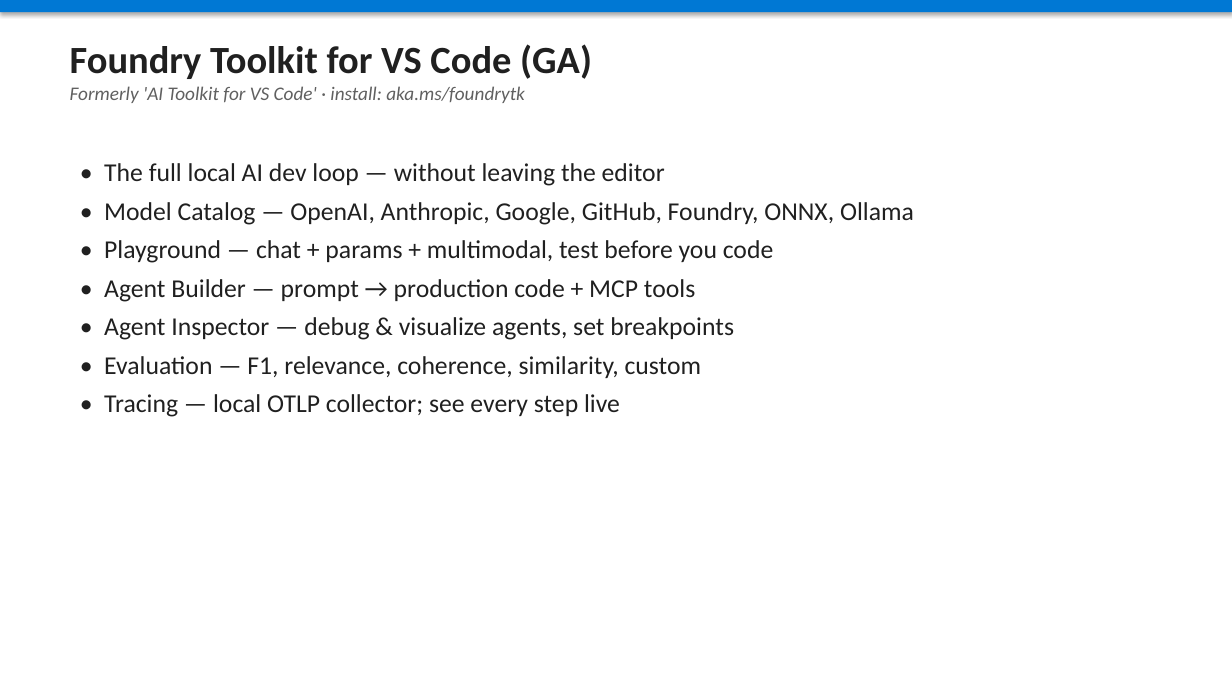
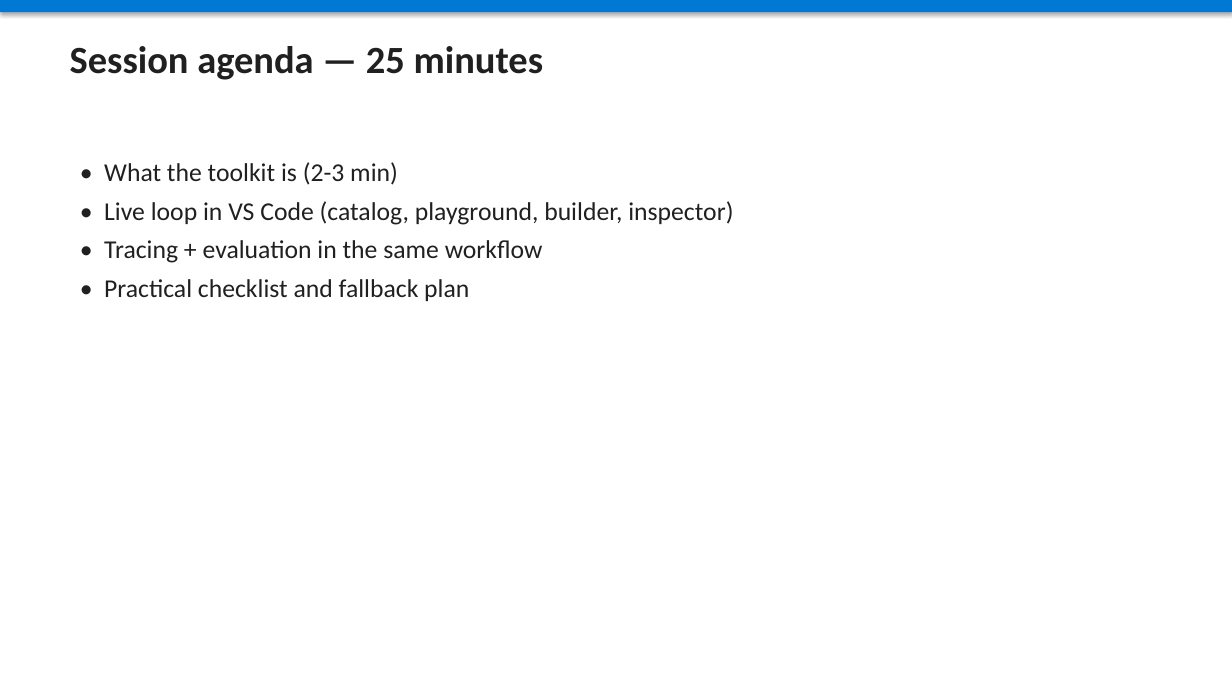
Before and after one commit to hkaanturgut/agent-framework-foundry-demo, a slide deck: slide 3 of deck/Build2026-Recap-Agents.pptx (slide 13 before the commit). Drawn at 1232x693 pixels with LibreOffice and Linux fonts; fonts in the diff are those of the drawing. Boxes give left, top, right and bottom in pixels: in the first picture for what was removed or moved away, otherwise in the second. Text is boxed around its words. In the diff, an @@ line names an element or a change of style, - is before the commit and + after.

```diff
--- a/deck/Build2026-Recap-Agents.pptx
+++ b/deck/Build2026-Recap-Agents.pptx
@@ text at [70,46,544,80]: text changed; size 15 to 30 pt; text colour #606060 to #202020; bold on; italic off @@
-Foundry Toolkit for VS Code (GA)
-Formerly 'AI Toolkit for VS Code' · install: aka.ms/foundrytk
+Session agenda — 25 minutes
@@ text at [104,162,733,301]: text changed @@
-• The full local AI dev loop — without leaving the editor
-• Model Catalog — OpenAI, Anthropic, Google, GitHub, Foundry, ONNX, Ollama
-• Playground — chat + params + multimodal, test before you code
-• Agent Builder — prompt → production code + MCP tools
-• Agent Inspector — debug & visualize agents, set breakpoints
-• Evaluation — F1, relevance, coherence, similarity, custom
-• Tracing — local OTLP collector; see every step live
+• What the toolkit is (2-3 min)
+• Live loop in VS Code (catalog, playground, builder, inspector)
+• Tracing + evaluation in the same workflow
+• Practical checklist and fallback plan
```
Also in this commit, not shown: 2 other slides changed, 10 slides added, 16 slides removed, 4 other files.
